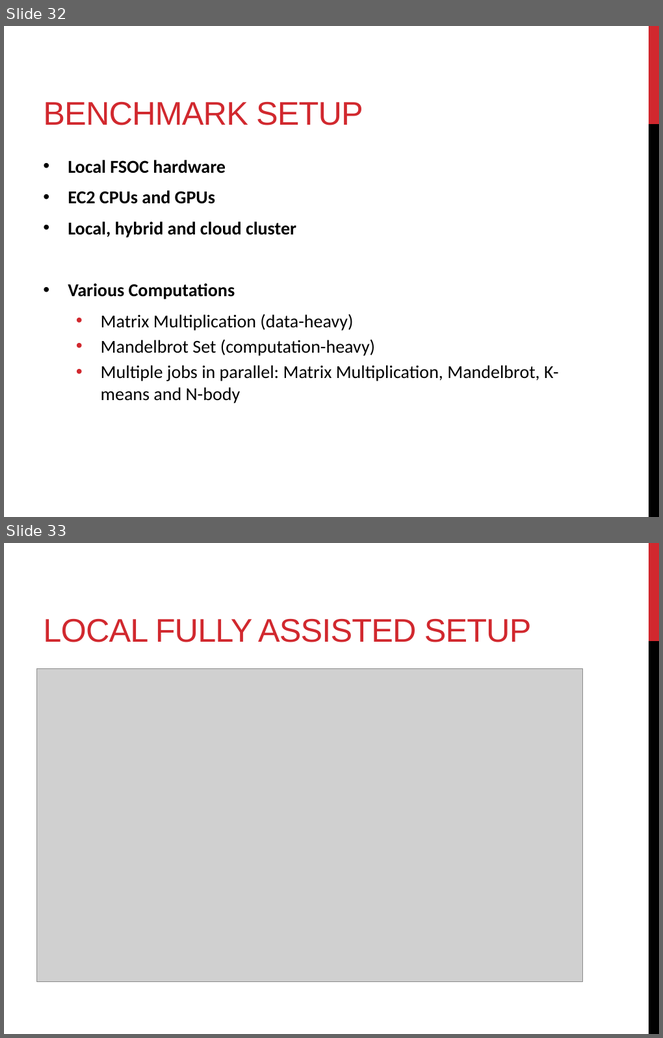
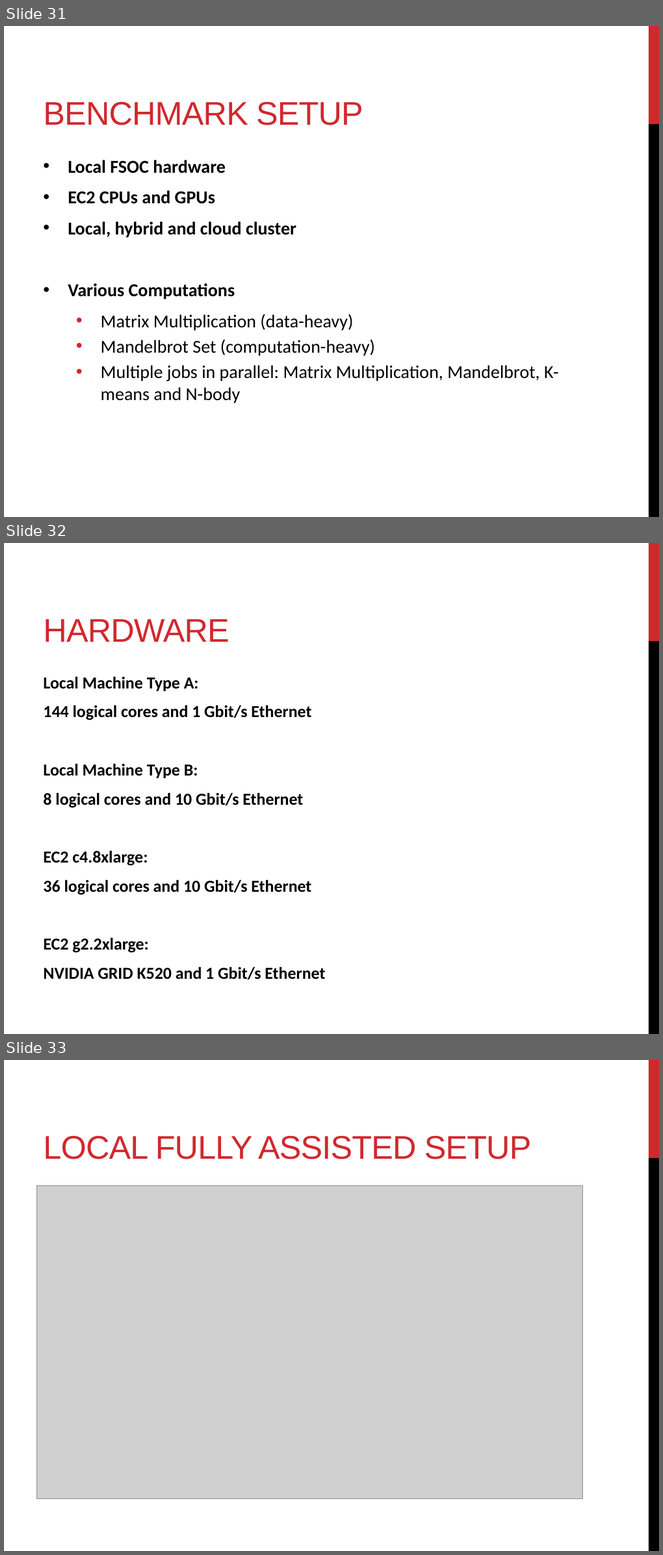
Before and after one commit to florianroesler/thesis_presentation, a slide deck: presentation.pptx. Shown one above the other, each under a label of ours: slides 32 and 33 before the commit, slides 31, 32 and 33 after it. The pictures are 663x1038 and 663x1555 pixels, drawn with LibreOffice and Linux fonts; fonts in the diff are those of the drawing; grey boxes stand for pictures. Boxes give left, top, right and bottom in pixels: in the first picture for what was removed or moved away, otherwise in the second. Text is boxed around its words. In the diff, an @@ line names an element or a change of style, - is before the commit and + after.

```diff
--- a/presentation.pptx
+++ b/presentation.pptx
@@ slide 32 added at (x1=4, y1=543, x2=659, y2=1034), background #FFFFFF; not listed: 2 template elements that a slide beside it also shows @@
@@ title added at (x1=43, y1=619, x2=229, y2=642), 36 pt, text #D1282E @@
+HARDWARE
@@ text added at (x1=43, y1=676, x2=325, y2=980), 18.5 pt, text #000000, bold @@
+Local Machine Type A:
+144 logical cores and 1 Gbit/s Ethernet
+Local Machine Type B:
+8 logical cores and 10 Gbit/s Ethernet
+EC2 c4.8xlarge:
+36 logical cores and 10 Gbit/s Ethernet
+EC2 g2.2xlarge:
+NVIDIA GRID K520 and 1 Gbit/s Ethernet
@@ what was slide 32 is now slide 31 @@
```
Also in this commit, not shown: 5 slides changed, 1 slide removed, 3 other files.
